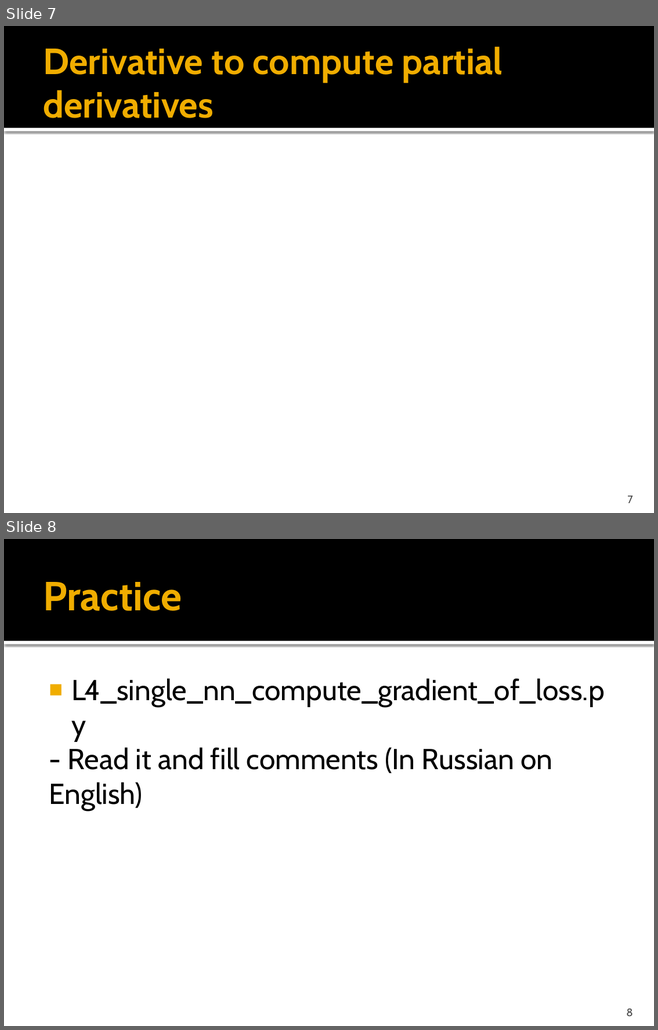
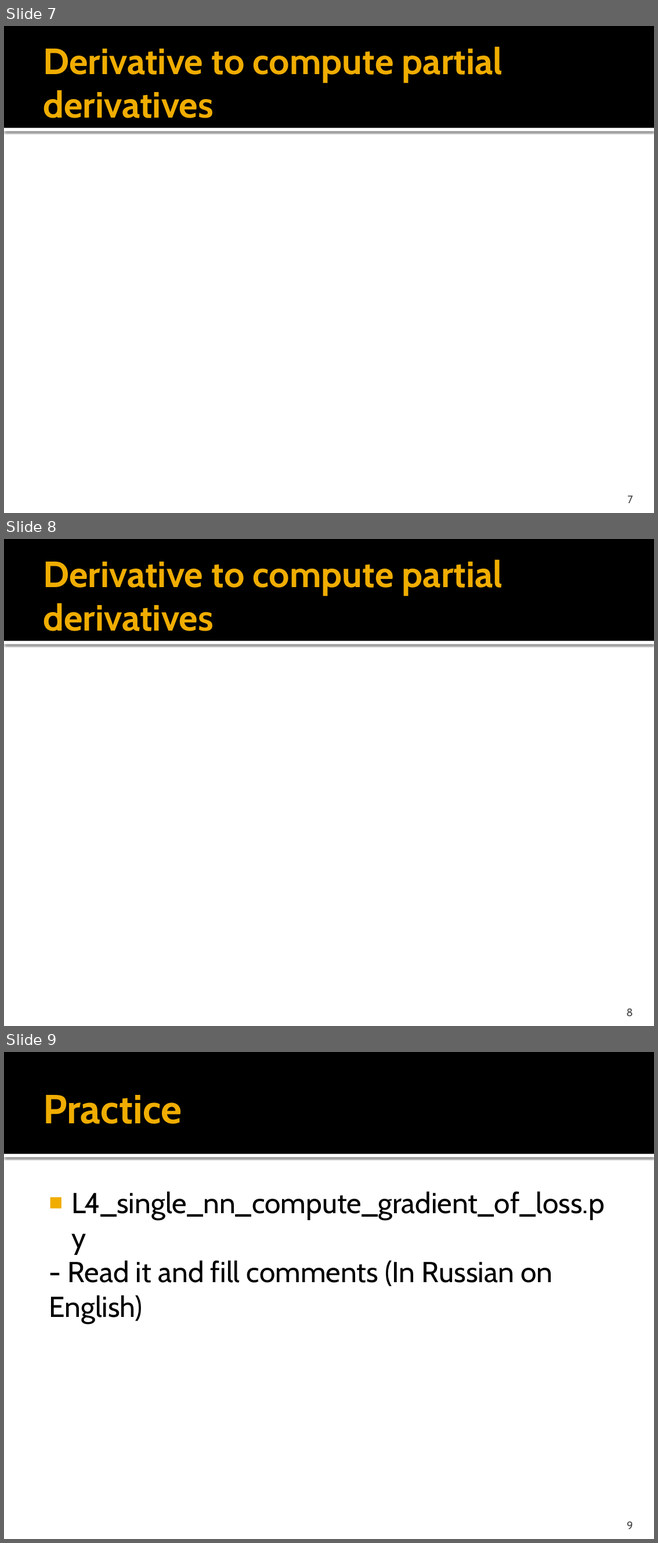
Before and after one commit to kamzolov-opt/libSiriusOpt, a slide deck: lectures/L4_single_layer_net_contrinue.pptx. Shown one above the other, each under a label of ours: slides 7 and 8 before the commit, slides 7, 8 and 9 after it. The pictures are 658x1030 and 658x1543 pixels, drawn with LibreOffice and Linux fonts; fonts in the diff are those of the drawing; grey boxes stand for pictures. Boxes give left, top, right and bottom in pixels: in the first picture for what was removed or moved away, otherwise in the second. Text is boxed around its words. In the diff, an @@ line names an element or a change of style, - is before the commit and + after.

```diff
--- a/lectures/L4_single_layer_net_contrinue.pptx
+++ b/lectures/L4_single_layer_net_contrinue.pptx
@@ slide 8 added at (4, 539, 654, 1026), background #FFFFFF; not listed: 2 template elements that a slide beside it also shows @@
@@ title added at (43, 559, 503, 631), 40.5 pt, text #F0AD00, bold @@
+Derivative to compute partial derivatives
@@ page number added at (626, 1008, 632, 1016), 12 pt, text #454545 @@
+8
@@ what was slide 8 is now slide 9 @@
@@ page number at (626, 1521, 633, 1529): text changed @@
-8
+9
```
Also in this commit, not shown: 1 slide changed, 3 other files.
